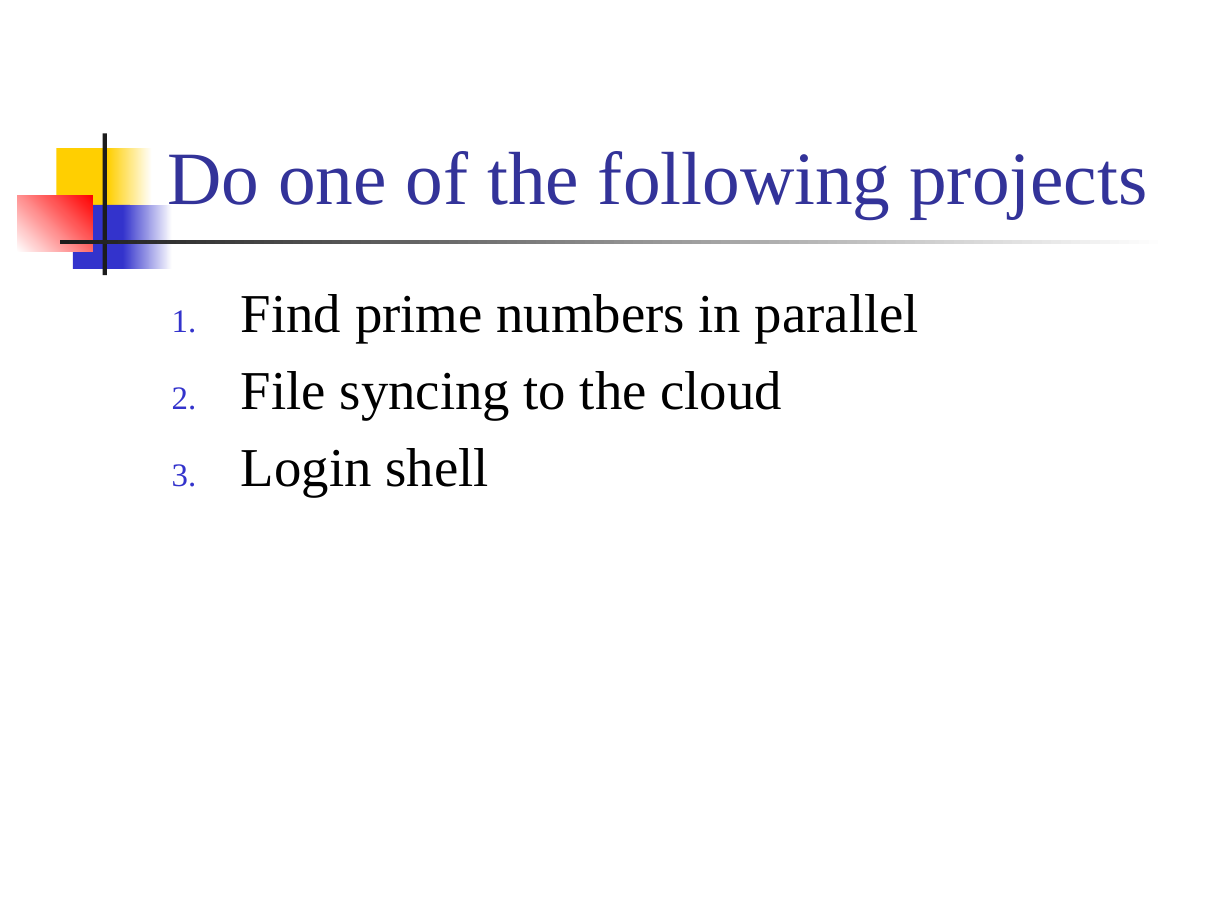
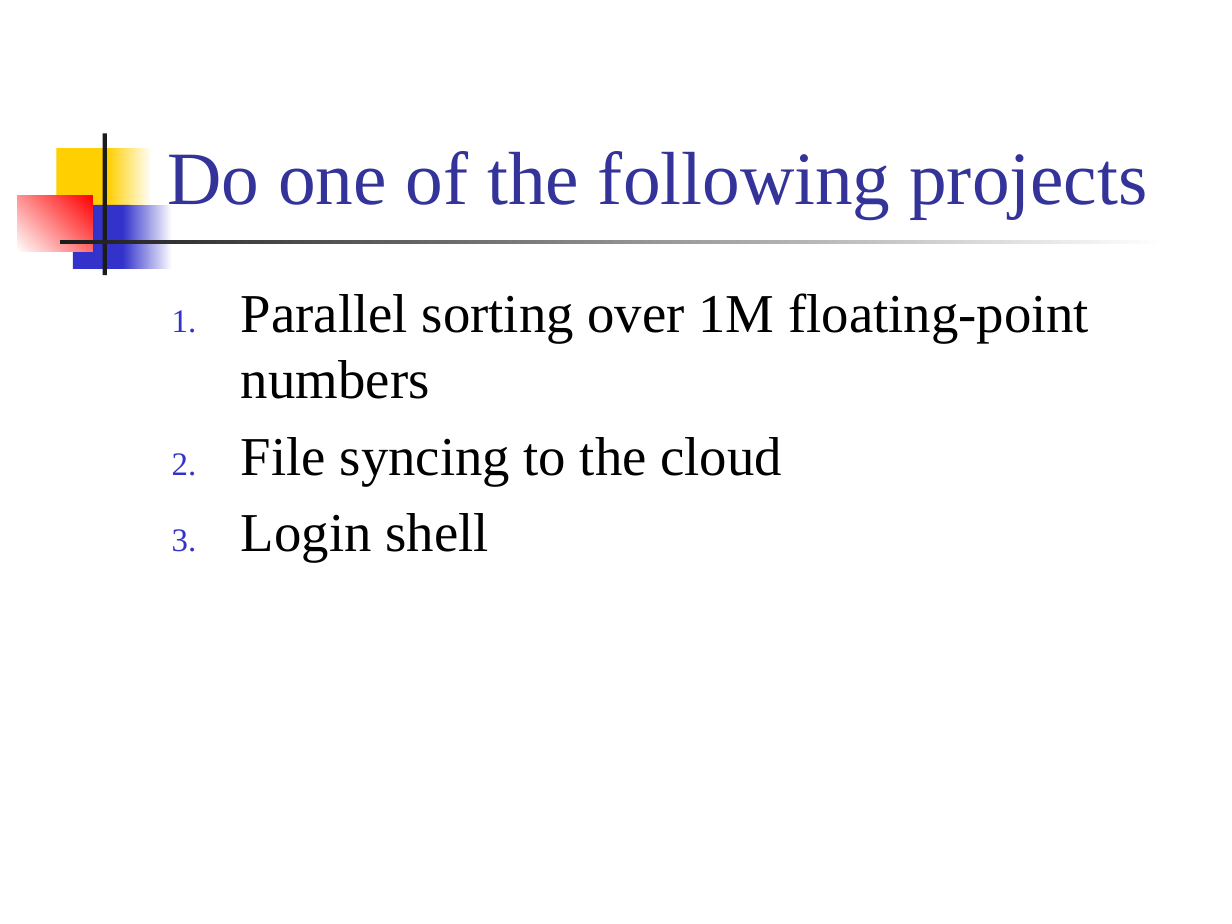
Before and after one commit to CGUSystemCourses/Unix-2018, a slide deck: slide 2 of lectures/term_project/term_project.pptx. Drawn at 1232x924 pixels with LibreOffice and Linux fonts; fonts in the diff are those of the drawing. Boxes give left, top, right and bottom in pixels: in the first picture for what was removed or moved away, otherwise in the second. Text is boxed around its words. In the diff, an @@ line names an element or a change of style, - is before the commit and + after.

Commit message:
revise term project for 2019-fall semester

```diff
--- a/lectures/term_project/term_project.pptx
+++ b/lectures/term_project/term_project.pptx
@@ text at box(241, 293, 1089, 399): text changed @@
-1. Find prime numbers in parallel
+1. Parallel sorting over 1M floating-point numbers
```
Also in this commit, not shown: 1 other slide changed.
